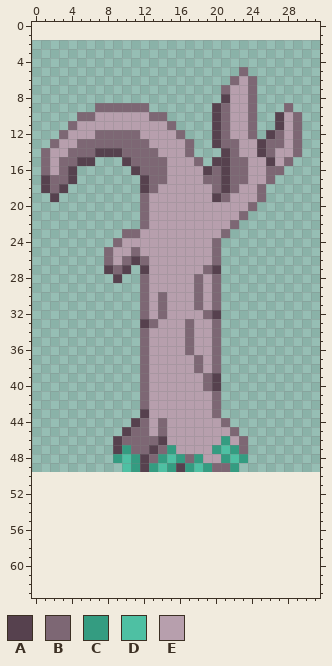
Pixel-art sprite -- Assets/Core/Art/Sprites/Resources/Rubardo1.png. The first picture shows the starting point.
The file is 32x48 pixels. The old version is drawn lined up with the new one, on the new canvas.
Palette (. is transparent): A #56414e  B #7d6774  C #349c81  D #4ec0a3  E #b79fad
Pixels before, first column x 1:
 5 ......................B......
 6 .....................BEB.....
 7 ....................BEEB.....
 8 ....................AEEB.....
 9 ......BBBBBB.......ABEEB...B.
10 ....BBEEEEEEBB.....ABEEB..AEB
11 ...BEEEEEEEEEEB....ABEEB..AEB
12 ..BEEEBBBBBEEEEB...ABEEB.ABEB
13 .BEEBBBBBBBBEEEEB..ABBEEABBEB
14 BEEBBBAAABBBBEEEB...ABEEABEEB
15 BEBBAA...ABBBBEEEB.AABBEEAEB.
16 BEBA......ABBBEEEEABABBEEBB..
17 ABBA.......ABBEEEEBBABBEEB...
18 ABA........ABEEEEEEBABEEB....
19 .A.........BEEEEEEEABEEEB....
20 ...........BEEEEEEEEEEEB.....
21 ...........BEEEEEEEEEEB......
22 ...........BEEEEEEEEEB.......
23 .........BBEEEEEEEEEB........
24 ........BEEEEEEEEEEB.........
25 .......BEEBEEEEEEEEB.........
26 .......BEBABEEEEEEEB.........
27 .......ABA.AEEEEEEBA.........
28 ........A..BEEEEEBEB.........
29 ...........BEEEEEBEB.........
30 ...........BEBEEEBEB.........
31 ...........BEBEEEBEB.........
32 ...........BEBEEEEBA.........
33 ...........ABEEEBEEB.........
34 ...........BEEEEBEEB.........
35 ...........BEEEEBEEB.........
36 ...........BEEEEBEEB.........
37 ...........BEEEEEBEB.........
38 ...........BEEEEEBEB.........
39 ...........BEEEEEEBA.........
40 ...........BEEEEEEBA.........
41 ...........BEEEEEEEB.........
42 ...........BEEEEEEEB.........
43 ...........AEEEEEEEB.........
44 ..........ABEBEEEEEEB........
45 .........ABBEBEEEEEEEB.......
46 ........ABBBBAEEEEEECEB......
47 ........ACBBABCEEEECDCB......
48 ........CDCABCDCBCEECDC......
49 .........DCACDCACDCBBC.......
Now the later version:
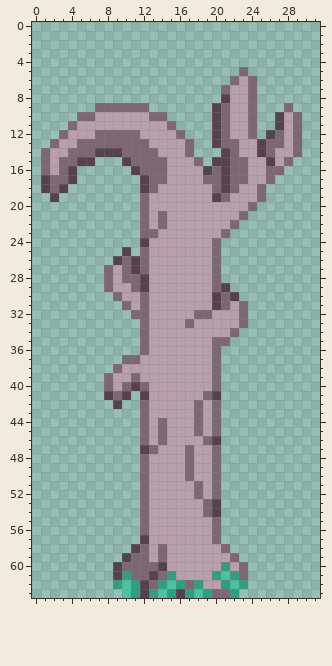
What changed:
canvas 32x48 -> 32x64, the old top-left corner now at 0,2
Changed rows in their new state; - is an unchanged pixel.
first column x 8:
21 ------B---------
22 ------B---------
23 --..BB----------
24 -...A-----------
25 ..A.B-----------
26 .A--------------
27 BEBAB------EB---
28 BEBBA-----E-----
29 BEEBA-----E--A--
30 -BEE--E---E-ABA-
31 --BE--E---E-ABEB
32 ---B--E---B-EEEB
33 ----BE------EEEB
34 ---------E--EEB-
35 ---------E---B--
36 ---------E------
37 --BBE-----E-----
38 -BEEE-----E-----
39 BEEBE------EB---
40 BEBA-------EB---
41 ABA-A------BA---
42 -A--------B-----
43 ----B-----B-----
44 ---.------B-B.--
45 --..------B-B..-
46 -...-EB----BA...
47 -...ABEE-B--B...
48 -...BEEEE-E-B...
49 --..BEEEEBEE-..-
50 ----BEEEEBEEB---
51 ----BEEEEEBEB---
52 ----BEEEEEBEB---
53 ----BEEEEEEBA---
54 ----BEEEEEEBA---
55 ----BEEEEEEEB---
56 ----BEEEEEEEB---
57 ----AEEEEEEEB---
58 ---ABEBEEEEEEB--
59 --ABBEBEEEEEEEB-
60 -ABBBBAEEEEEECEB
61 -ACBBABCEEEECDCB
62 -CDCABCDCBCEECDC
63 --DCACDCACDCBBC-
Changed places in both pictures, as pixel boxes (x1, y1, x2, y2):
changed: (104, 211, 248, 598)
